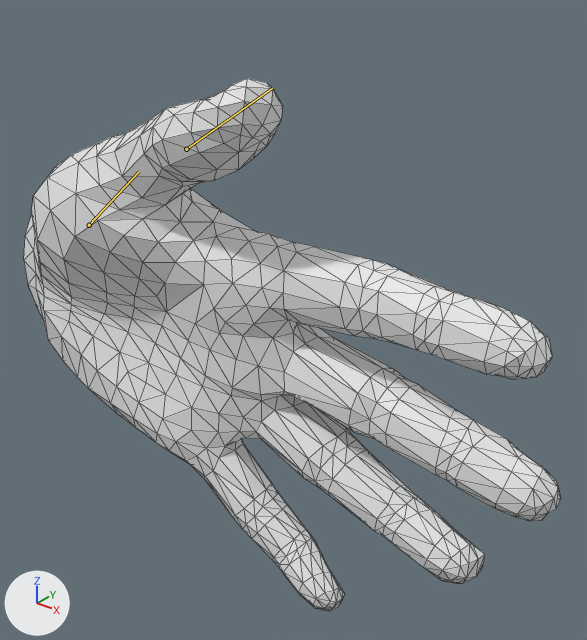
What one commit did to the FBX model UnityProject/Assets/hand.fbx.
The view is the same before and after, from a 50 mm lens placed at (0.1281, -0.1573, 0.1158), pointed at (-0.0072, 0.0119, 0.0109). Every picture has the same lights, and +X, +Y and +Z are marked at lower left. Both versions are drawn at the pose saved in each file; the numbers are the values there. The bones that change are drawn over the model as lines. Mesh edges are drawn as thin lines.

In view in the first picture: 'hand_obj.009'.
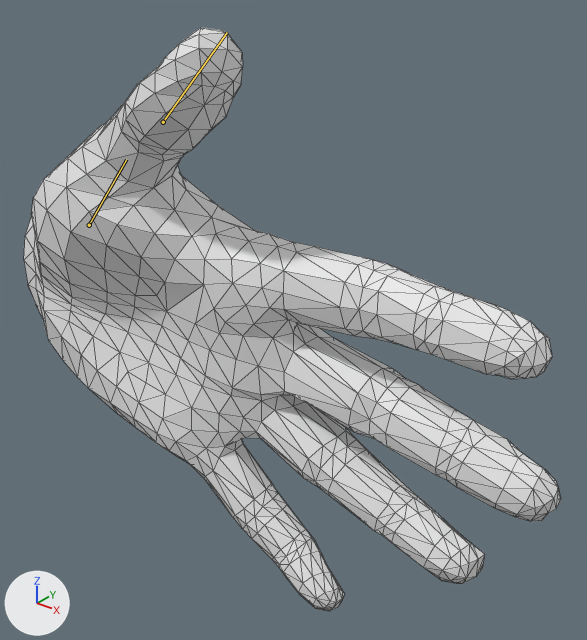
Where the change shows, as pixel boxes (x1, y1, x2, y2) in the pictures (587 x 640 px):
'hand_obj.009', posed (10% taller)
    before: (24, 78, 561, 611)
    after: (24, 27, 561, 611)
bone 'T1', root to tip
    before: (89, 225) to (139, 171)
    after: (89, 225) to (126, 159)
bone 'T3', root to tip
    before: (186, 149) to (272, 88)
    after: (163, 122) to (227, 32)

The edits, one by one:
Bone 'T1' (bone_t1) turns from (-7, 1, -5) to (0, 0, 0) degrees about its own x, y and z.
Bone 'T3' (bone_t3) turns from (-2, 0, -1) to (0, 0, 0) degrees about its own x, y and z.
